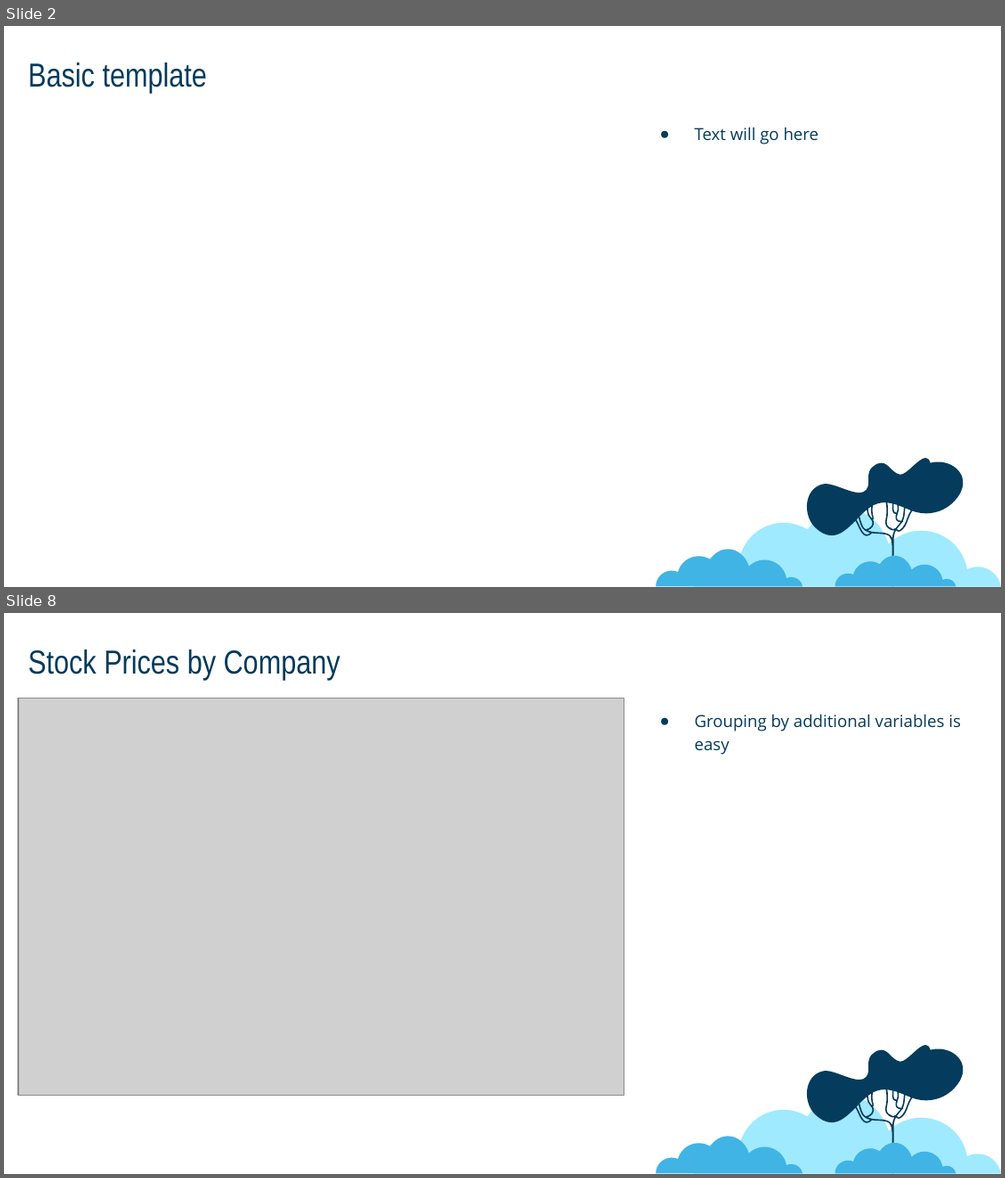
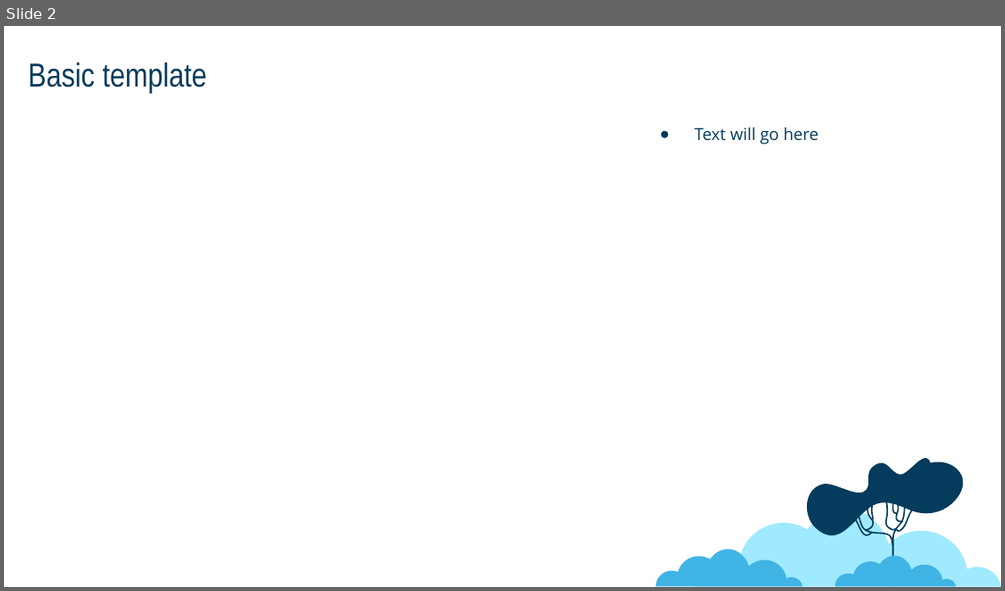
Before and after one commit to jonboone1/plotlyPowerpoint, a slide deck: example/output.pptx. Shown one above the other, each under a label of ours: slides 2 and 8 before the commit, slide 2 after it; the slides between them are not shown. The pictures are 1005x1178 and 1005x591 pixels, drawn with LibreOffice and Linux fonts; fonts in the diff are those of the drawing; grey boxes stand for pictures. Boxes give left, top, right and bottom in pixels: in the first picture for what was removed or moved away, otherwise in the second. Text is boxed around its words. In the diff, an @@ line names an element or a change of style, - is before the commit and + after.

```diff
--- a/example/output.pptx
+++ b/example/output.pptx
@@ slide 8 removed at box(4, 613, 1001, 1174), background #FFFFFF; not listed: 4 template elements that a slide beside it also shows @@
@@ title removed at box(28, 649, 340, 680) @@
-Stock Prices by Company
@@ picture removed at box(18, 698, 623, 1094) @@
@@ text removed at box(695, 714, 961, 755) @@
-● Grouping by additional variables is easy
```
Also in this commit, not shown: 1 slide added, 4 other slides removed, 7 other files.
